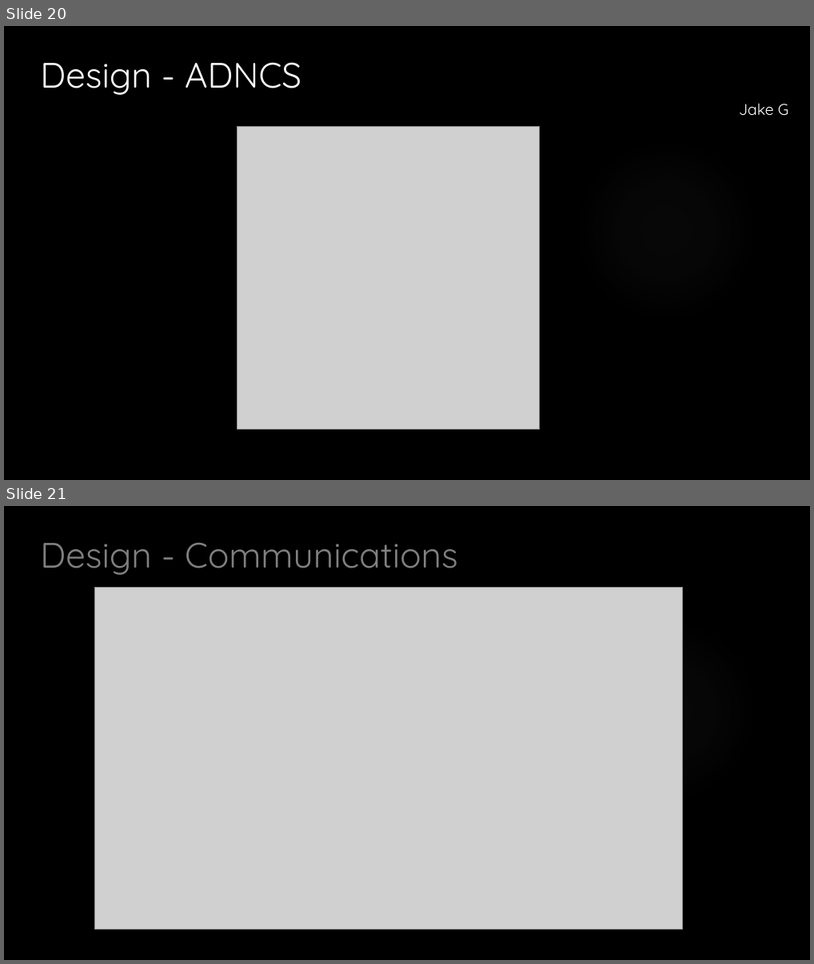
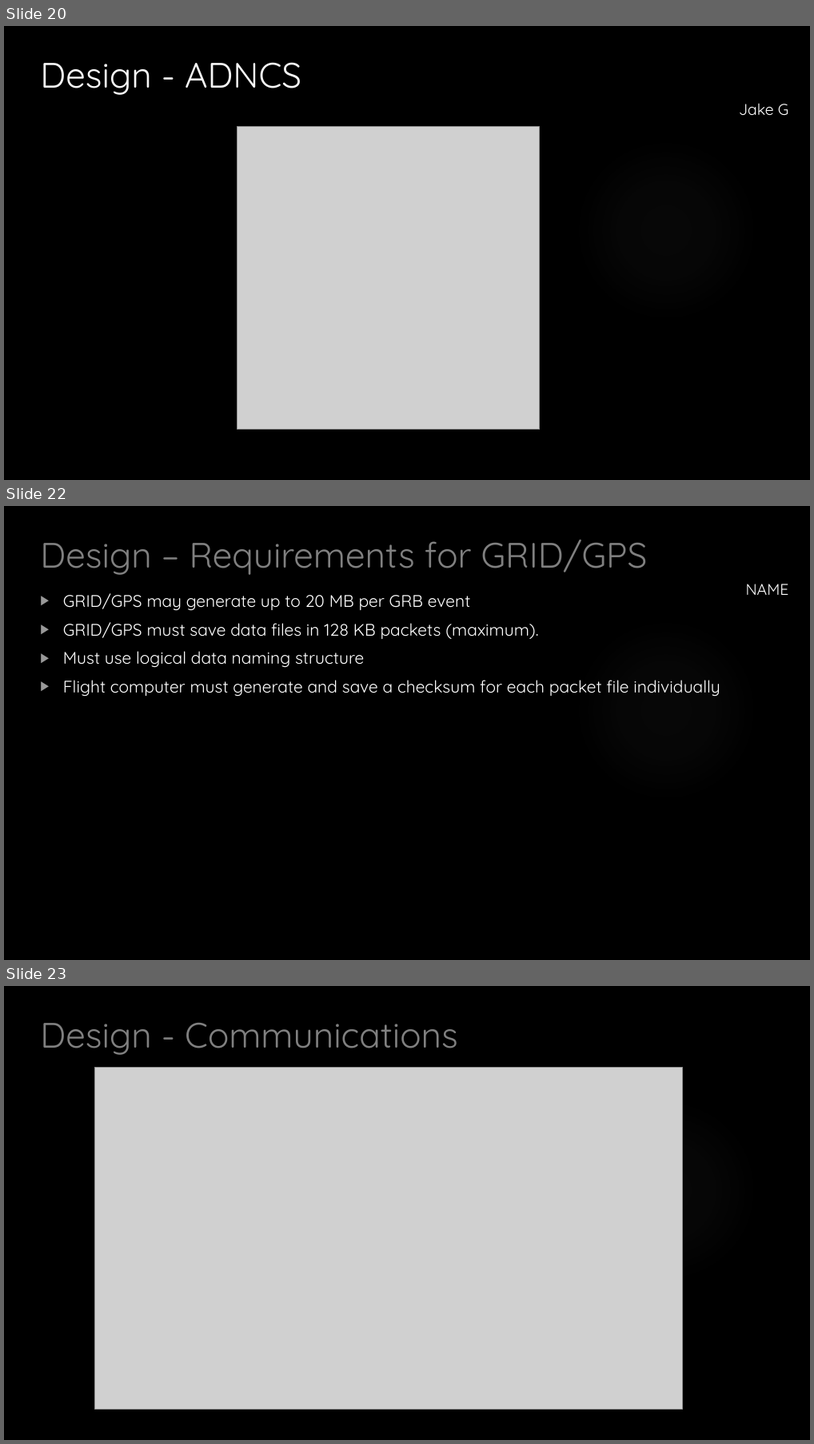
Before and after one commit to HASP-UMN/CubeSat, a slide deck: Presentations/CDR_Presentation.pptx. Shown one above the other, each under a label of ours: slides 20 and 21 before the commit, slides 20, 22 and 23 after it; the slides between them are not shown. The pictures are 814x964 and 814x1444 pixels, drawn with LibreOffice and Linux fonts; fonts in the diff are those of the drawing; grey boxes stand for pictures; background and template pictures are left out. Boxes give left, top, right and bottom in pixels: in the first picture for what was removed or moved away, otherwise in the second. Text is boxed around its words. In the diff, an @@ line names an element or a change of style, - is before the commit and + after.

```diff
--- a/Presentations/CDR_Presentation.pptx
+++ b/Presentations/CDR_Presentation.pptx
@@ slide 22 added at bbox=[4, 506, 810, 960], background picture (left out); not listed: 1 template element that a slide beside it also shows @@
@@ title added at bbox=[40, 540, 648, 575], 42 pt, text #808080 @@
+Design – Requirements for GRID/GPS
@@ text added at bbox=[63, 593, 720, 696], 20 pt, text #FFFFFF @@
+▶ GRID/GPS may generate up to 20 MB per GRB event
+▶ GRID/GPS must save data files in 128 KB packets (maximum).
+▶ Must use logical data naming structure
+▶ Flight computer must generate and save a checksum for each packet file individually
@@ text added at bbox=[746, 584, 790, 595], 18.5 pt, text #FFFFFF @@
+NAME
@@ what was slide 21 is now slide 23 @@
```
Also in this commit, not shown: 12 slides changed, 2 other slides added.
